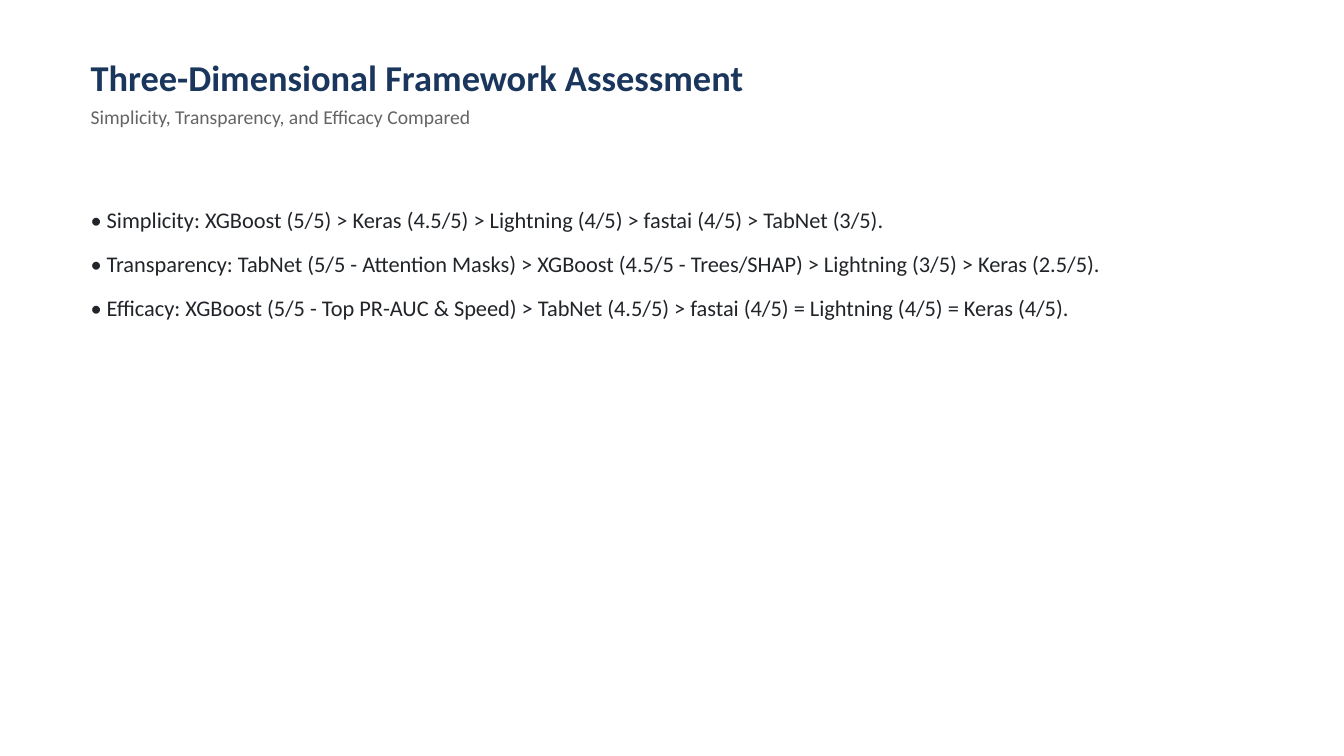
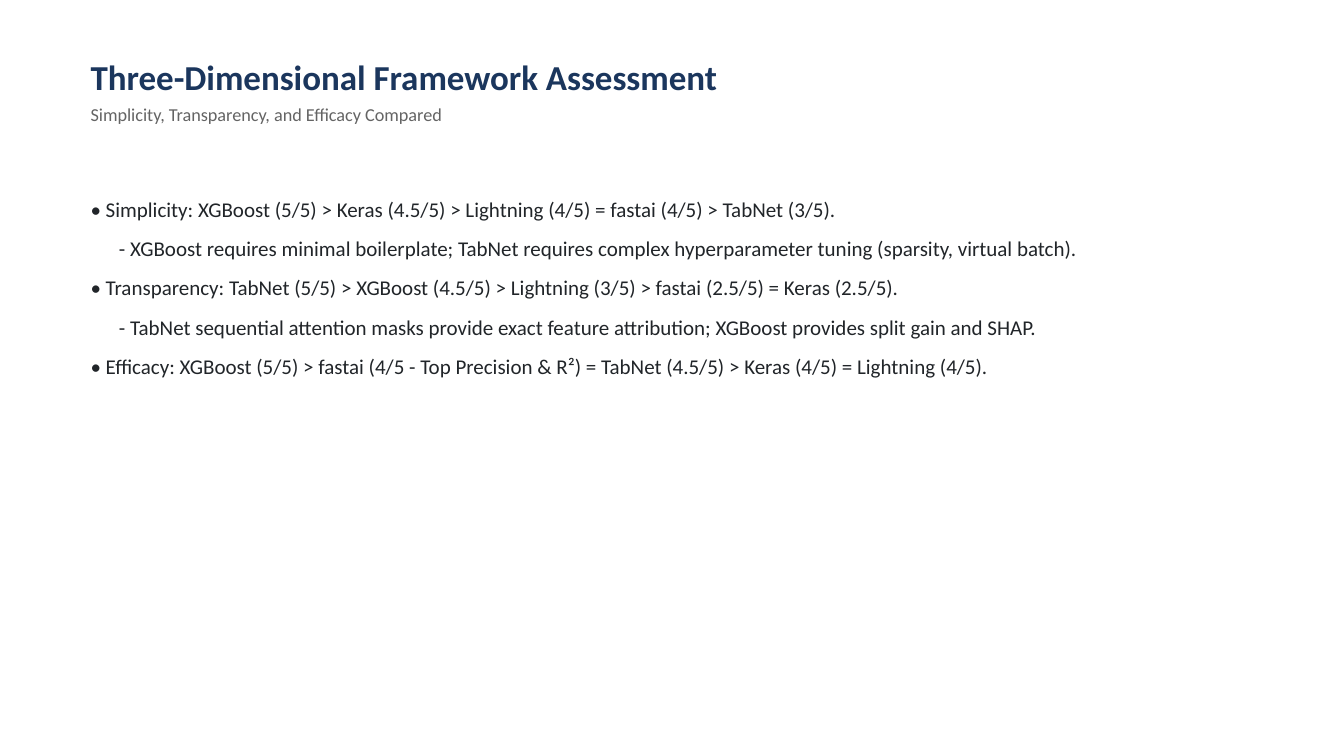
Before and after one commit to Akshayshetty742/online-payment-fraud-detection, a slide deck: slide 10 of presentation/online_payment_fraud_detection.pptx. Drawn at 1344x756 pixels with LibreOffice and Linux fonts; fonts in the diff are those of the drawing. Boxes give left, top, right and bottom in pixels: in the first picture for what was removed or moved away, otherwise in the second. Text is boxed around its words. In the diff, an @@ line names an element or a change of style, - is before the commit and + after.

Commit message:
feat: integrate official fastai, update benchmarks, reports, and presentation

```diff
--- a/presentation/online_payment_fraud_detection.pptx
+++ b/presentation/online_payment_fraud_detection.pptx
@@ text "Three-Dimensional Framework Assessment" at (91,65,717,124): size 26 to 25 pt in "Three-Dimensional Framework Assessment"; size 14 to 13 pt in "Simplicity, Transparency, and Efficacy Compared" @@
@@ text at (106,202,1076,378): text changed; size 16 to 15 pt @@
-• Simplicity: XGBoost (5/5) > Keras (4.5/5) > Lightning (4/5) > fastai (4/5) > TabNet (3/5).
-• Transparency: TabNet (5/5 - Attention Masks) > XGBoost (4.5/5 - Trees/SHAP) > Lightning (3/5) > Keras (2.5/5).
-• Efficacy: XGBoost (5/5 - Top PR-AUC & Speed) > TabNet (4.5/5) > fastai (4/5) = Lightning (4/5) = Keras (4/5).
+• Simplicity: XGBoost (5/5) > Keras (4.5/5) > Lightning (4/5) = fastai (4/5) > TabNet (3/5).
+- XGBoost requires minimal boilerplate; TabNet requires complex hyperparameter tuning (sparsity, virtual batch).
+• Transparency: TabNet (5/5) > XGBoost (4.5/5) > Lightning (3/5) > fastai (2.5/5) = Keras (2.5/5).
+- TabNet sequential attention masks provide exact feature attribution; XGBoost provides split gain and SHAP.
+• Efficacy: XGBoost (5/5) > fastai (4/5 - Top Precision & R²) = TabNet (4.5/5) > Keras (4/5) = Lightning (4/5).
```
Also in this commit, not shown: 10 other slides changed, 27 other files.
